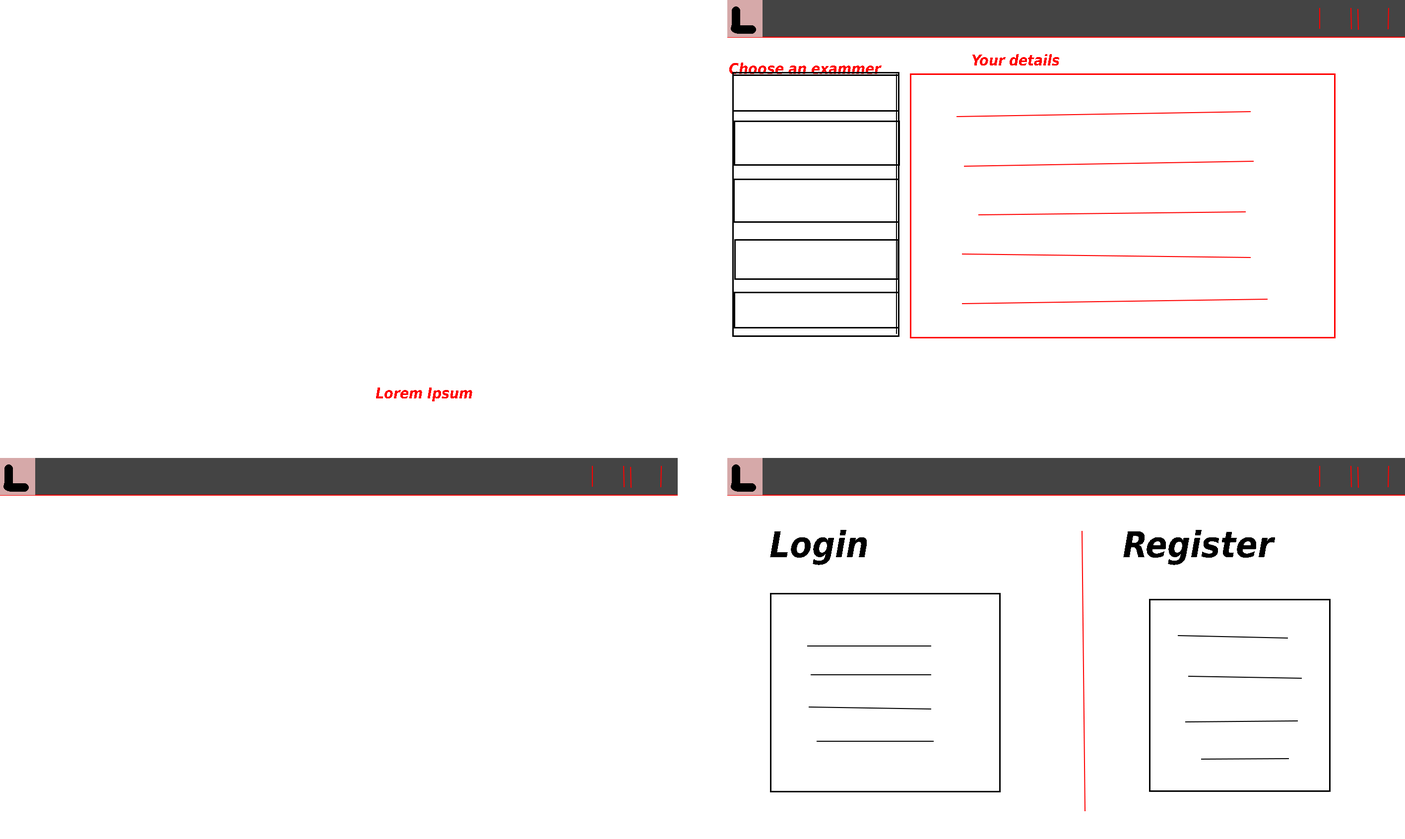
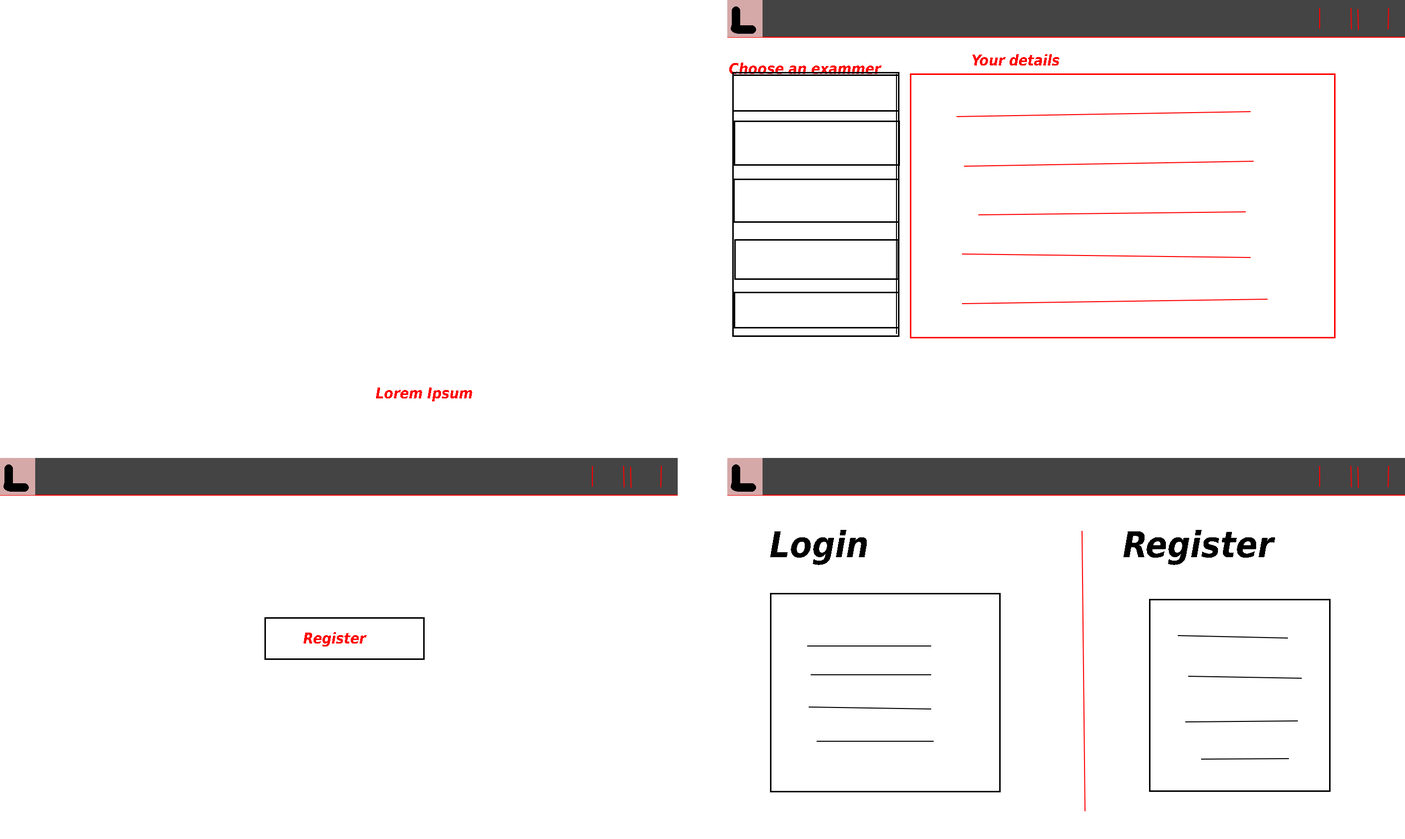
The second 1405 × 839 image is a revision of the first. Changes to its layers:
added layer "Register" (2nd of 2, in "Index") in group "Index" over (303, 632, 367, 647)
added layer "Rectangle 10" in group "Index" over (264, 617, 425, 661)
